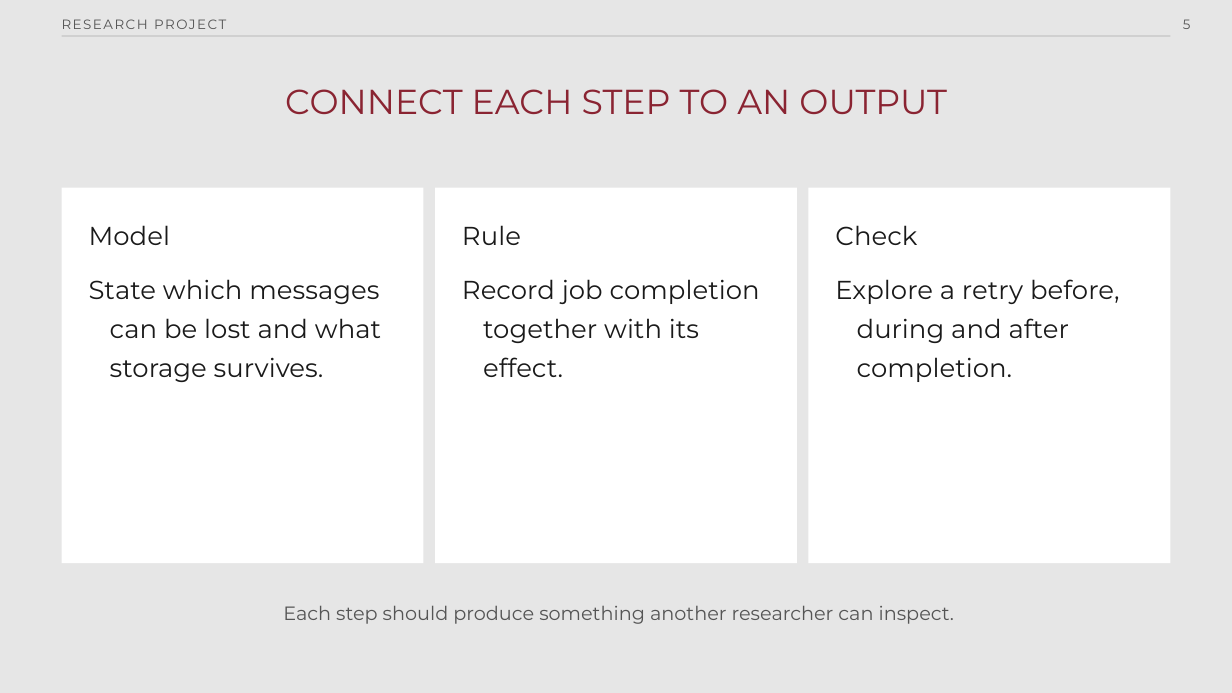
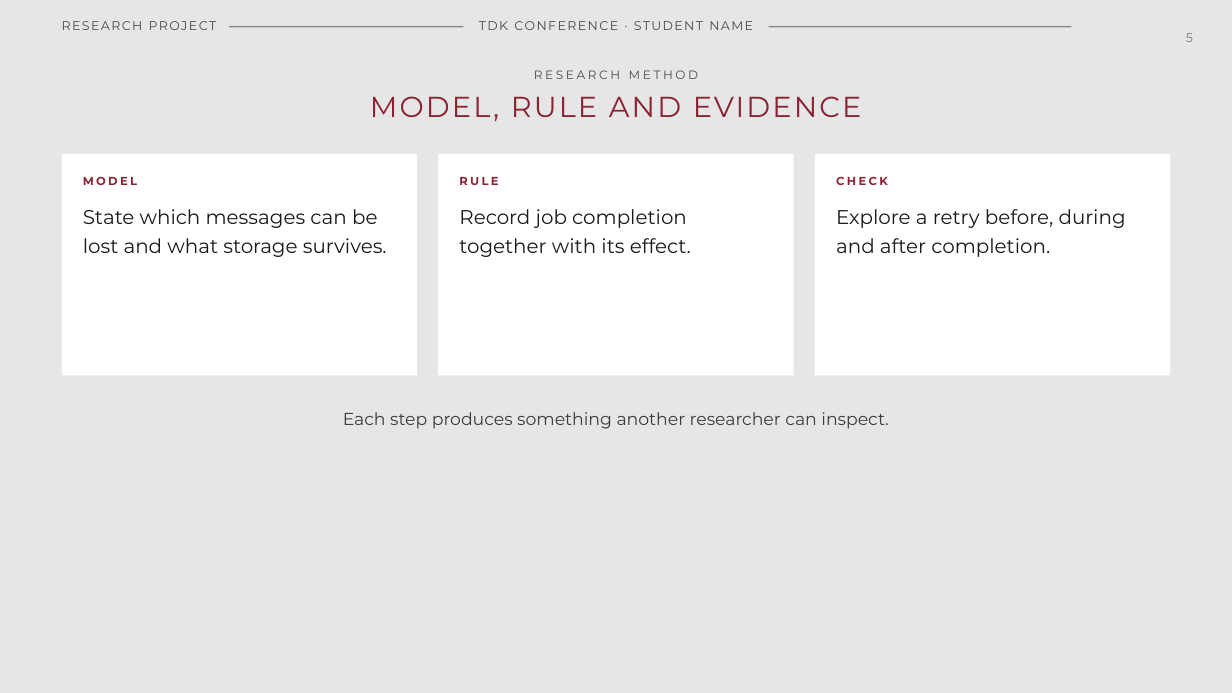
Before and after one commit to ftsrg-bclab-tdk/TDK-template, a slide deck: slide 5 of presentation/powerpoint/templates/ftsrg-current.potx. Drawn at 1232x693 pixels with LibreOffice and Linux fonts; fonts in the diff are those of the drawing; background and template pictures are left out. Boxes give left, top, right and bottom in pixels: in the first picture for what was removed or moved away, otherwise in the second. Text is boxed around its words. In the diff, an @@ line names an element or a change of style, - is before the commit and + after.

Commit message:
Match the PowerPoint templates to the BPM presentation
Preserve the BPM typography, header, cover and closing composition so students can use the same design in PowerPoint. Add its intermediate font weights and optional presenter picture placeholders, and clear inherited bullet indents from plain text.

```diff
--- a/presentation/powerpoint/templates/ftsrg-current.potx
+++ b/presentation/powerpoint/templates/ftsrg-current.potx
@@ text "RESEARCH PROJECT" at box(62, 14, 229, 33): size 10.5 to 9.8 pt, text colour #555555 to #4A4A4A; line spacing 1.25 to 15pt @@
@@ rectangle: place and size @@
-rectangle at box(62, 36, 1171, 37)
+rectangle at box(62, 26, 1171, 28)
@@ rectangle at box(62, 26, 1171, 28): fill #A8A8A8 to #8A8A8A @@
@@ text added at box(464, 14, 769, 33), 9.8 pt, text #4A4A4A @@
+TDK CONFERENCE · STUDENT NAME
@@ rectangle added at box(1072, 17, 1171, 36), fill #E6E6E6 @@
@@ page number at box(1186, 33, 1193, 42): size 10.5 to 9.8 pt, text colour #555555 to #7A7A7A, letter spacing 0 to 0.8 pt; line spacing 1.25 to 15pt @@
@@ text added at box(534, 70, 698, 79), 9.4 pt, text #4A4A4A @@
+RESEARCH METHOD
@@ title at box(370, 96, 862, 117): text changed; size 27 to 22.5 pt @@
-CONNECT EACH STEP TO AN OUTPUT
+MODEL, RULE AND EVIDENCE
@@ rectangle: place and size @@
-rectangle at box(62, 188, 424, 563)
+rectangle at box(62, 154, 418, 376)
@@ text added at box(83, 176, 137, 185), 9 pt, text #8A2432, bold @@
+MODEL
@@ rectangle: place and size @@
-rectangle at box(435, 188, 798, 563)
+rectangle at box(438, 154, 794, 376)
@@ text added at box(459, 177, 498, 185), 9 pt, text #8A2432, bold @@
+RULE
@@ rectangle: place and size @@
-rectangle at box(809, 188, 1171, 563)
+rectangle at box(815, 154, 1171, 376)
@@ text added at box(836, 176, 888, 185), 9 pt, text #8A2432, bold @@
+CHECK
@@ text "State which messages can be ...": place and size @@
-text "State which messages can be ..." at box(89, 225, 381, 382)
+text "State which messages can be ..." at box(83, 209, 387, 257)
@@ size 20.2 to 15.5 pt; indent changed; line spacing 1.25 to 22.5pt; less space between paragraphs in 3 elements at box(83, 209, 387, 257), box(836, 209, 1126, 257), box(459, 209, 691, 257) @@
@@ text "Record job completion together with ...": place and size @@
-text "Record job completion together with ..." at box(462, 225, 760, 377)
+text "Record job completion together with ..." at box(459, 209, 691, 257)
@@ text "Explore a retry before, during ...": place and size @@
-text "Explore a retry before, during ..." at box(835, 225, 1120, 382)
+text "Explore a retry before, during ..." at box(836, 209, 1126, 257)
@@ text at box(89, 225, 170, 245): paragraph removed @@
-Model
@@ text at box(462, 225, 521, 245): paragraph removed @@
-Rule
@@ text at box(835, 225, 917, 245): paragraph removed @@
-Check
@@ text at box(343, 412, 888, 429): text changed; size 15 to 13.5 pt; text colour #555555 to #3D3D3D @@
-Each step should produce something another researcher can inspect.
+Each step produces something another researcher can inspect.
```
Also in this commit, not shown: 9 other slides changed, 2 slides added, 2 slides removed, 12 other files.
